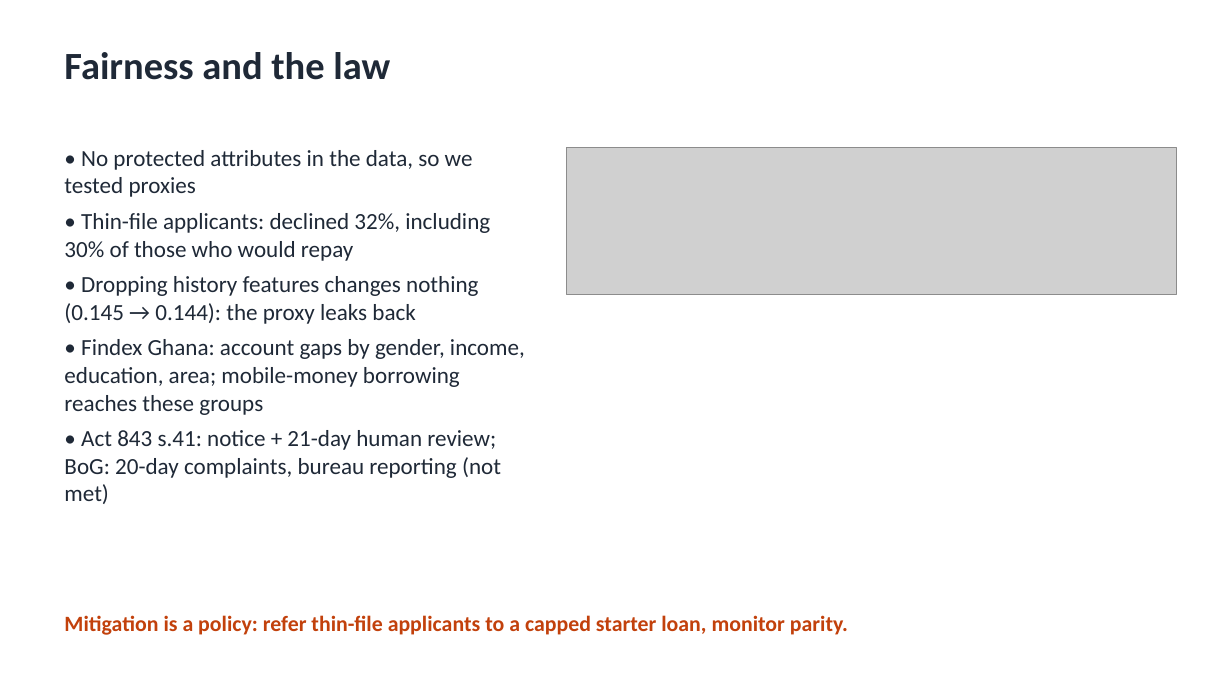
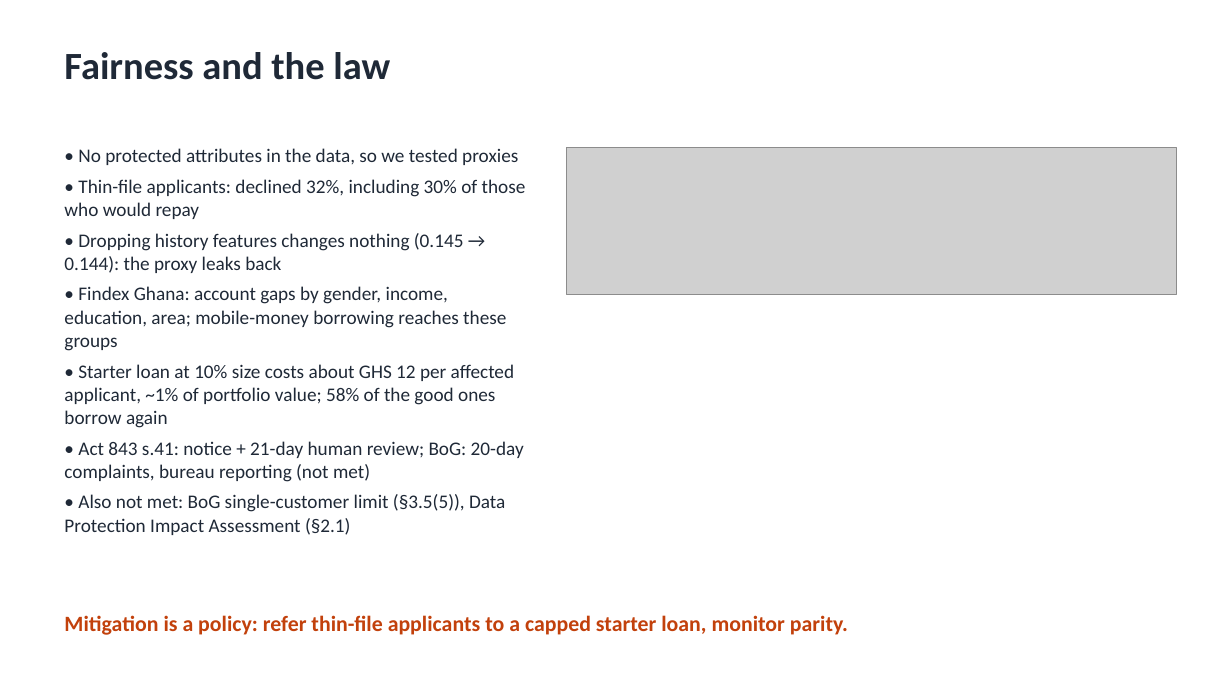
Before and after one commit to ASU-MICS-2028/mle-group-3-prosit-2, a slide deck: slide 11 of slides/NkwaPay_Debrief_Group3.pptx (slide 10 before the commit). Drawn at 1232x693 pixels with LibreOffice and Linux fonts; fonts in the diff are those of the drawing; grey boxes stand for pictures. Boxes give left, top, right and bottom in pixels: in the first picture for what was removed or moved away, otherwise in the second. Text is boxed around its words. In the diff, an @@ line names an element or a change of style, - is before the commit and + after.

Commit message:
Slides: add fee sensitivity, loan-limit test, starter-loan cost, earlier-default rule and Directive gaps

```diff
--- a/slides/NkwaPay_Debrief_Group3.pptx
+++ b/slides/NkwaPay_Debrief_Group3.pptx
@@ text at box(64, 148, 526, 482): size 18 to 15 pt in "• No protected attributes in the data, ...", "• Thin-file applicants: declined 32%, including 30% ...", "• Dropping history features changes nothing (0.145 ...", "• Findex Ghana: account gaps by gender, ..." and 1 more places @@
@@ text at box(64, 364, 514, 428): paragraph added @@
+• Starter loan at 10% size costs about GHS 12 per affected applicant, ~1% of portfolio value; 58% of the good ones borrow again
@@ text at box(64, 494, 505, 535): paragraph added @@
+• Also not met: BoG single-customer limit (§3.5(5)), Data Protection Impact Assessment (§2.1)
```
Also in this commit, not shown: 3 other slides changed, 1 slide added, 2 other files.
